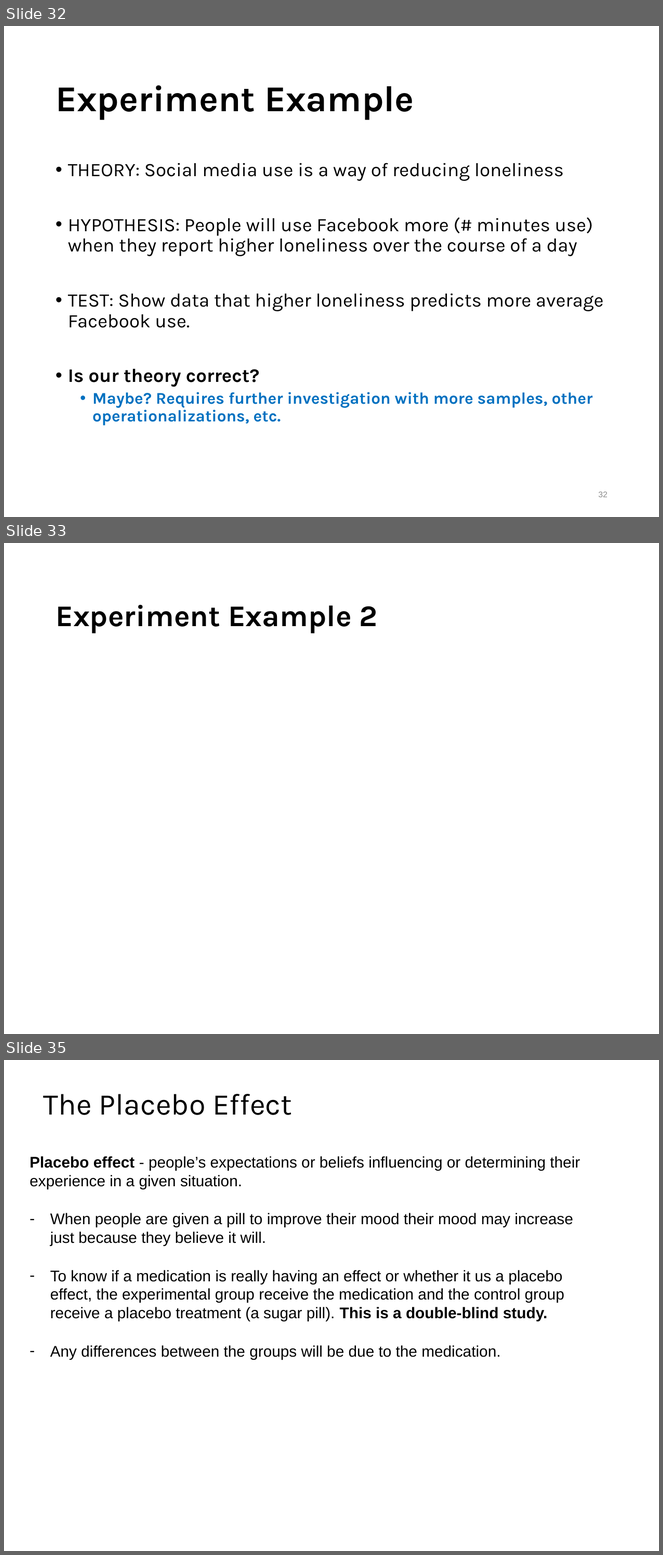
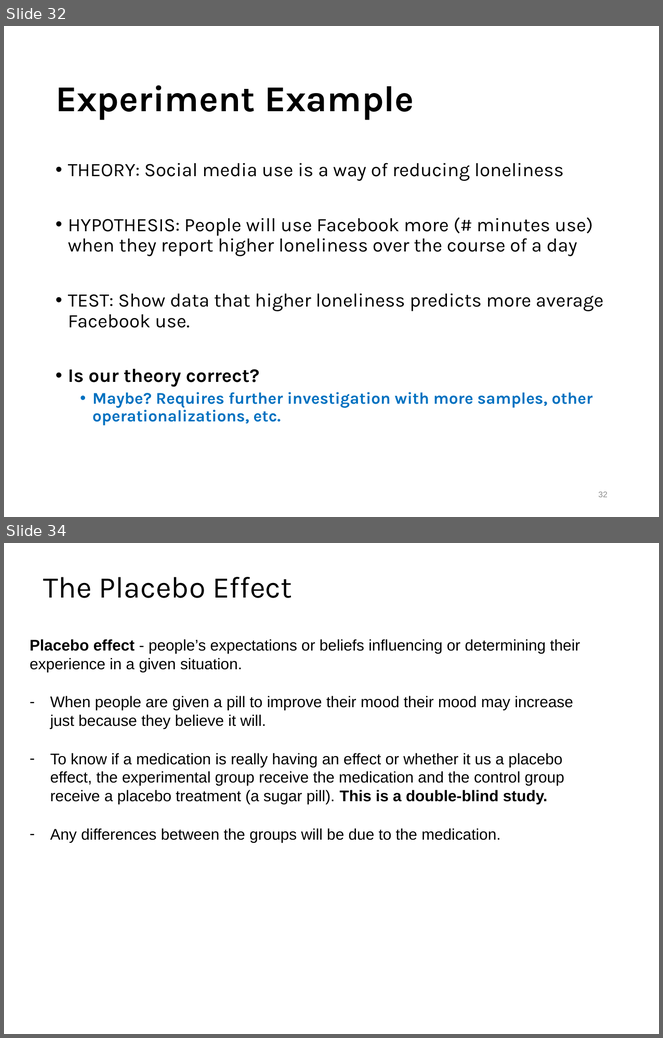
Before and after one commit to npm27/Teaching-Materials, a slide deck: Gen Psych II/Slides/2 Research in Psych.pptx. Shown one above the other, each under a label of ours: slides 32, 33 and 35 before the commit, slides 32 and 34 after it; the slides between them are not shown. The pictures are 663x1555 and 663x1038 pixels, drawn with LibreOffice and Linux fonts; fonts in the diff are those of the drawing. Boxes give left, top, right and bottom in pixels: in the first picture for what was removed or moved away, otherwise in the second. Text is boxed around its words. In the diff, an @@ line names an element or a change of style, - is before the commit and + after.

```diff
--- a/Gen Psych II/Slides/2 Research in Psych.pptx
+++ b/Gen Psych II/Slides/2 Research in Psych.pptx
@@ slide 33 removed at (4,543,659,1034), background #FFFFFF @@
@@ title removed at (55,605,377,633) @@
-Experiment Example 2
@@ what was slide 35 is now slide 34 @@
```
Also in this commit, not shown: 1 slide changed, 3 other files.
